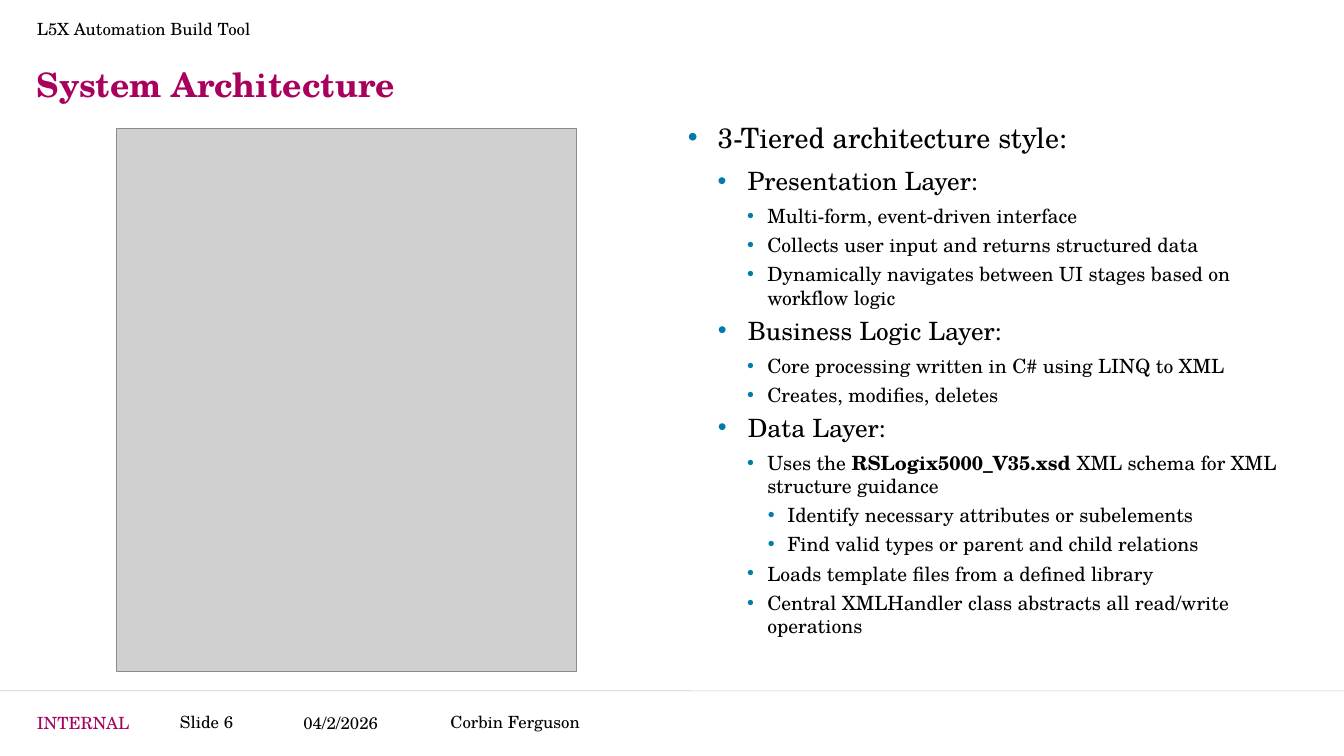
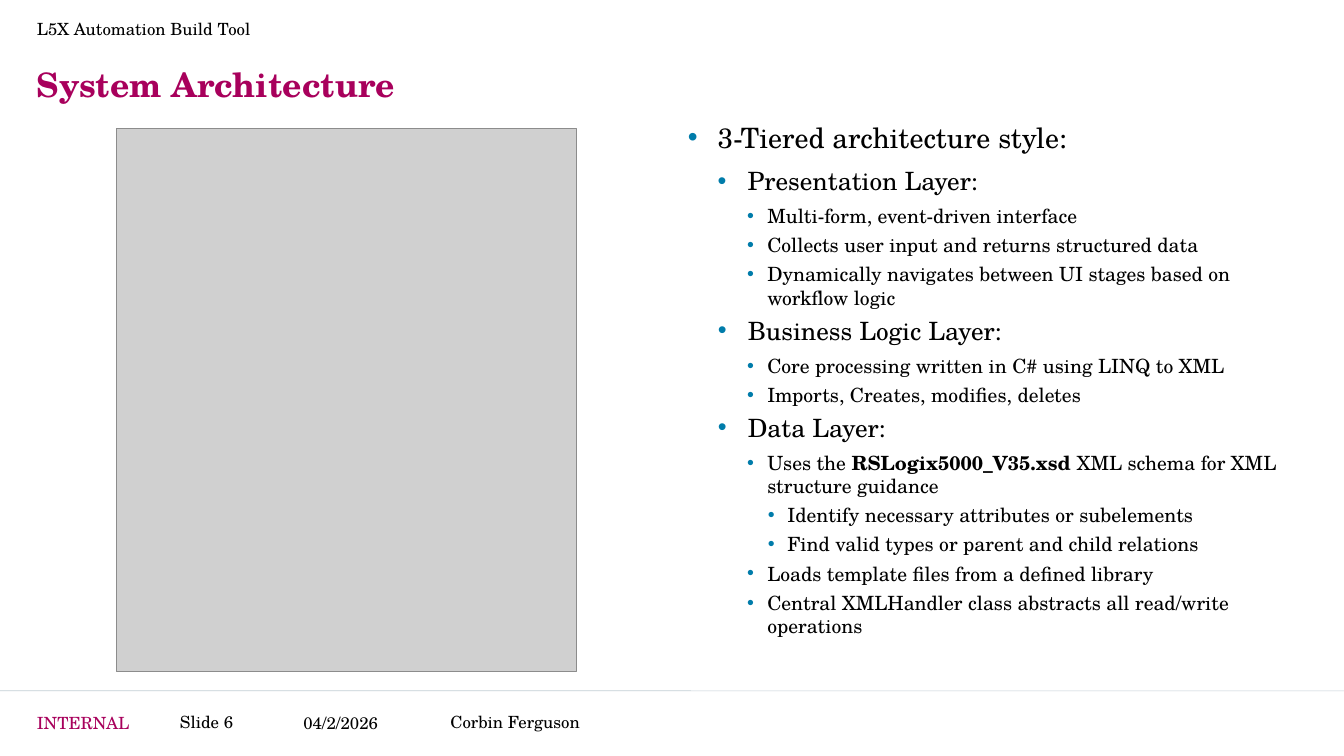
Before and after one commit to CorbinFerguson/ThesisBuildTool, a slide deck: slide 6 of Thesis Writing Documents/Project Development.pptx. Drawn at 1344x756 pixels with LibreOffice and Linux fonts; fonts in the diff are those of the drawing; grey boxes stand for pictures; background and template pictures are left out. Boxes give left, top, right and bottom in pixels: in the first picture for what was removed or moved away, otherwise in the second. Text is boxed around its words. In the diff, an @@ line names an element or a change of style, - is before the commit and + after.

```diff
--- a/Thesis Writing Documents/Project Development.pptx
+++ b/Thesis Writing Documents/Project Development.pptx
@@ text at [767, 387, 1081, 406]: text changed @@
-    • Creates, modifies, deletes
+    • Imports, Creates, modifies, deletes
```
Also in this commit, not shown: 5 other slides changed, 1 other file.
